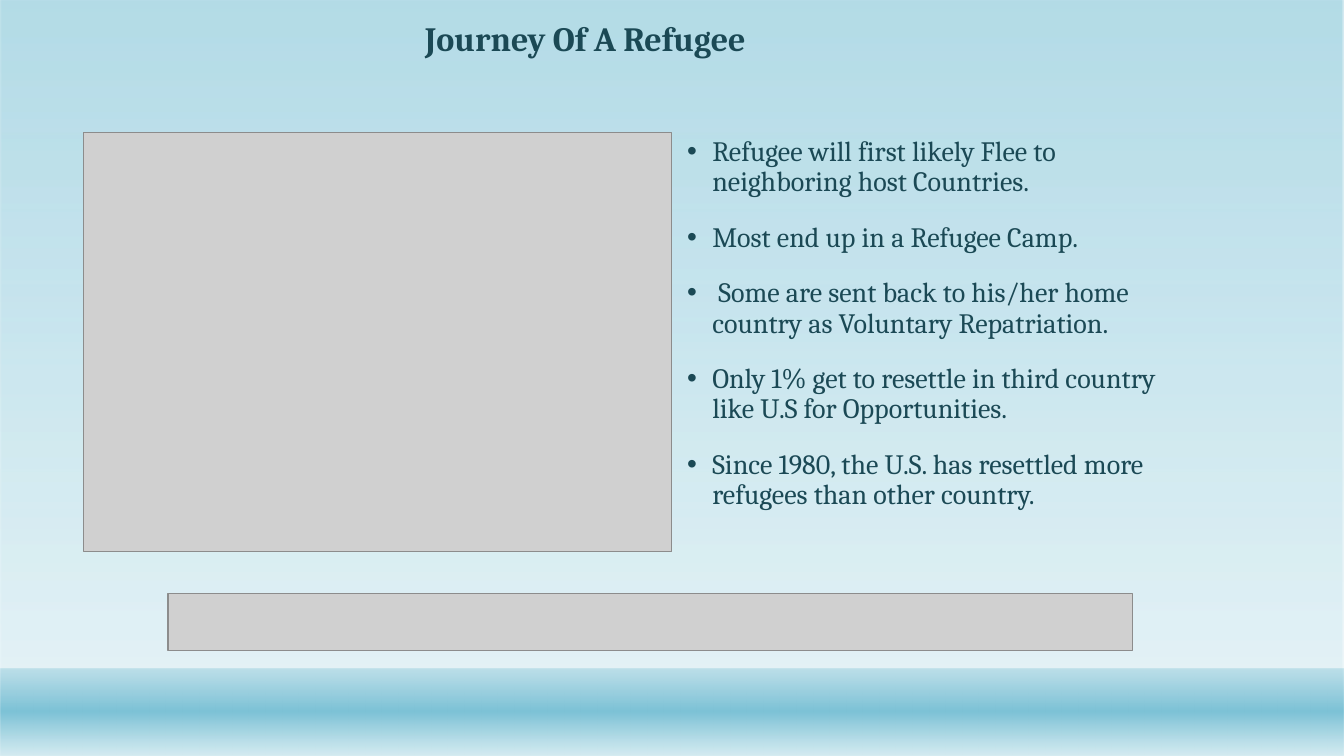
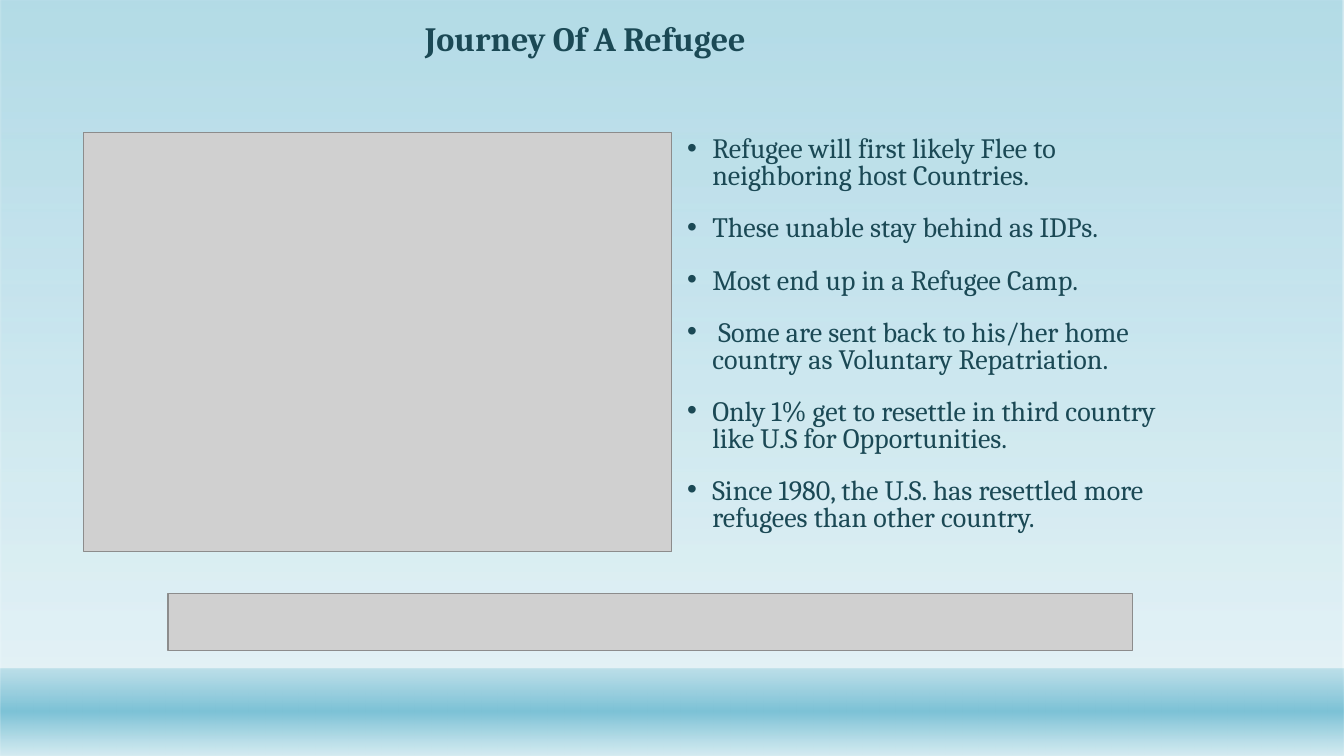
Before and after one commit to Abdullah0930/Refugee-Immigrants-to-U.S, a slide deck: slide 4 of Capstone/Refugee_Immigrants overtime.pptx. Drawn at 1344x756 pixels with LibreOffice and Linux fonts; fonts in the diff are those of the drawing; grey boxes stand for pictures; background and template pictures are left out. Boxes give left, top, right and bottom in pixels: in the first picture for what was removed or moved away, otherwise in the second. Text is boxed around its words. In the diff, an @@ line names an element or a change of style, - is before the commit and + after.

```diff
--- a/Capstone/Refugee_Immigrants overtime.pptx
+++ b/Capstone/Refugee_Immigrants overtime.pptx
@@ text at box(712, 138, 1155, 533): line spacing 0.9 to 0.8 @@
@@ text at box(712, 217, 1099, 243): paragraph added @@
+• These unable stay behind as IDPs.
```
Also in this commit, not shown: 4 other slides changed, 22 other files.
